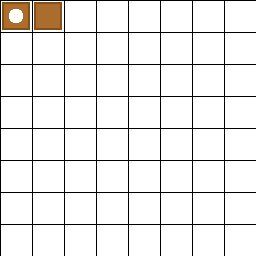
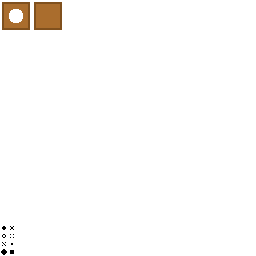
Layers edited between the first and the second 256x256 image:
painted on "Layer 2" over [1, 32, 30, 255]
renamed "Layer 0" to "GRID", hid it, moved it above "Background", painted on it over [0, 0, 256, 256]
renamed "Layer 1" to "Background", hid it, painted on it over [0, 0, 256, 256]
